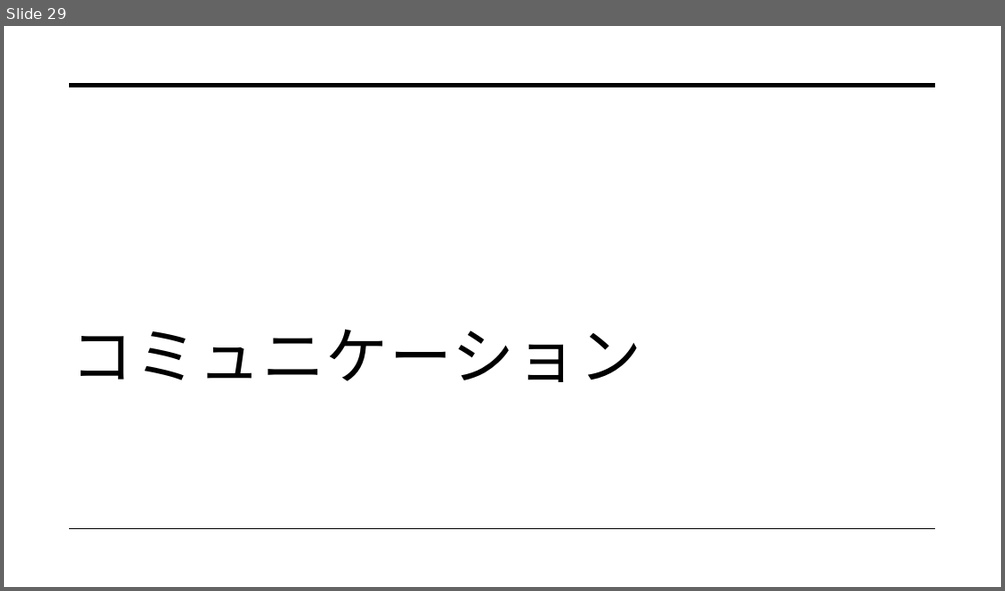
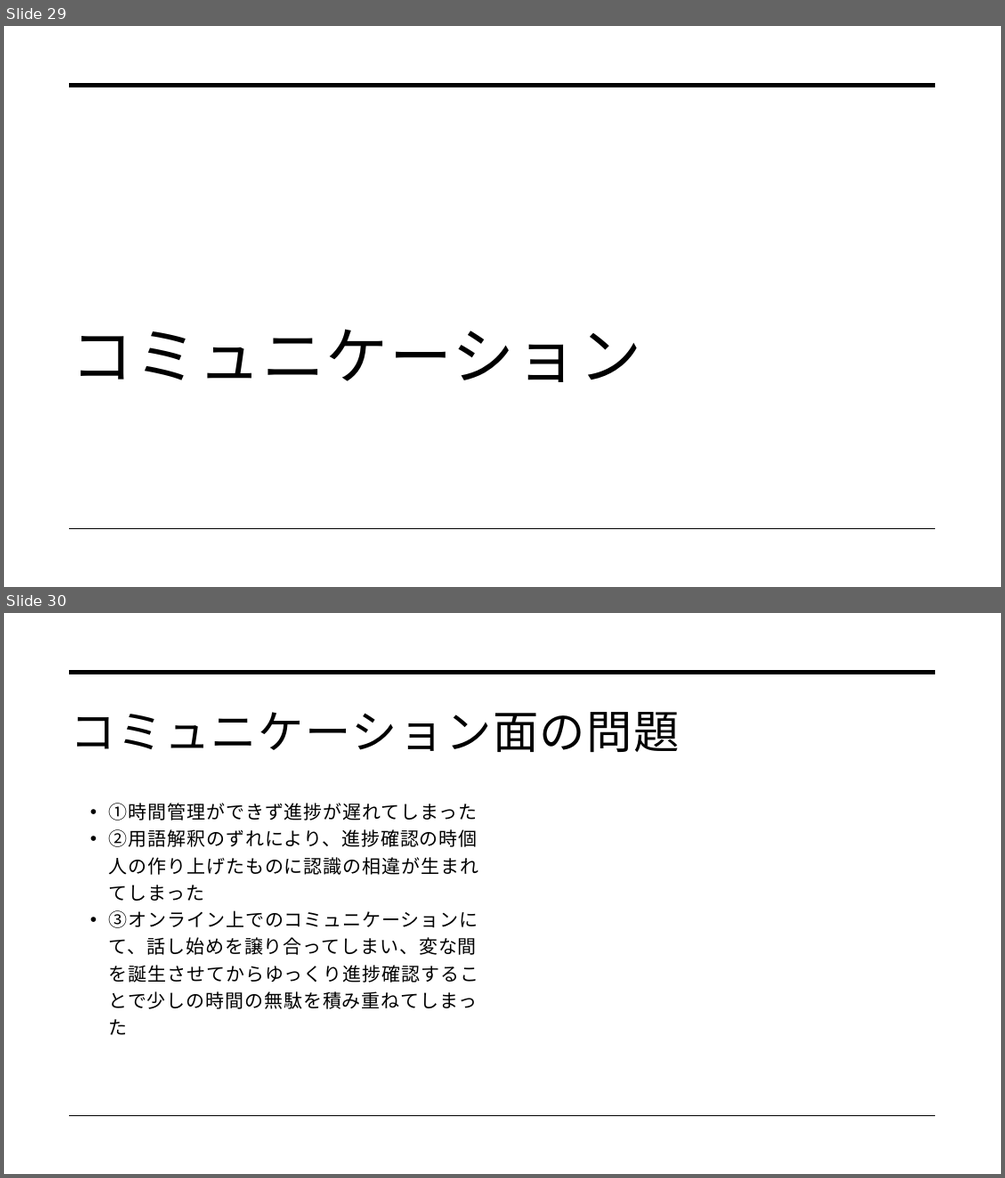
Before and after one commit to dojo2022/C-3, a slide deck: C-3_配布資料/0630_C3_発表資料.pptx. Shown one above the other, each under a label of ours: slide 29 before the commit, slides 29 and 30 after it. The pictures are 1005x591 and 1005x1178 pixels, drawn with LibreOffice and Linux fonts; fonts in the diff are those of the drawing. Boxes give left, top, right and bottom in pixels: in the first picture for what was removed or moved away, otherwise in the second. Text is boxed around its words. In the diff, an @@ line names an element or a change of style, - is before the commit and + after.

```diff
--- a/C-3_配布資料/0630_C3_発表資料.pptx
+++ b/C-3_配布資料/0630_C3_発表資料.pptx
@@ slide 30 added at bbox=[4, 613, 1001, 1174], background #FFFFFF; not listed: 2 template elements that a slide beside it also shows @@
@@ title added at bbox=[70, 712, 679, 752], 44 pt, text #000000 @@
+コミュニケーション面の問題
@@ text added at bbox=[109, 803, 478, 1035], 18 pt, text #000000 @@
+• ①時間管理ができず進捗が遅れてしまった
+• ②用語解釈のずれにより、進捗確認の時個人の作り上げたものに認識の相違が生まれてしまった
+• ③オンライン上でのコミュニケーションにて、話し始めを譲り合ってしまい、変な間を誕生させてからゆっくり進捗確認することで少しの時間の無駄を積み重ねてしまった
```
Also in this commit, not shown: 2 slides changed, 7 other slides added, 2 slides removed.
